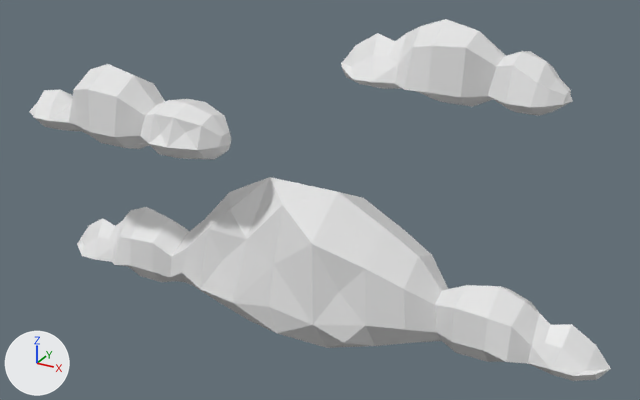
Renders of the OBJ model project/data/clouds.obj from each side of a commit.
Camera for both pictures: a 50 mm camera at (6.23, -8.71, 4.72) aimed at (0.98, 0.84, -0.06). The lights are fixed; the arrows at lower left show +X, +Y and +Z. Materials are left out; every surface is plain grey. Where no turn or scale is listed for an object, it has been applied to the vertices.
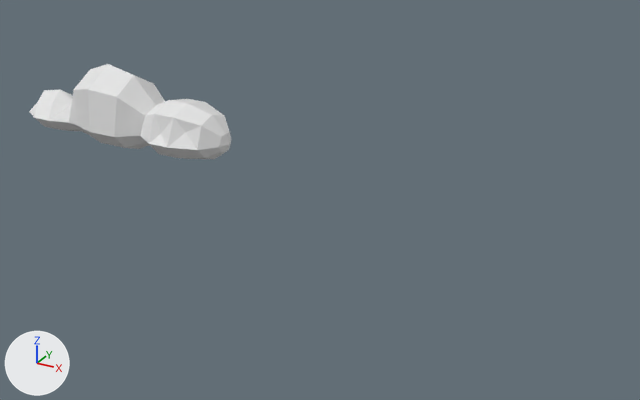
The newer file is also turned or shifted as a whole; pictures and numbers use the older file's frame.

Changed parts and their boxes (x1, y1, x2, y2) in the pictures (640 x 400 px):
'Plane.002', deleted: before (77, 177, 611, 381)
'Plane.001', deleted: before (341, 19, 573, 116)

The edits, one by one:
Object 'Plane.001' (ob_plane_001) is deleted.
Object 'Plane.002' (ob_plane_002) is deleted.
